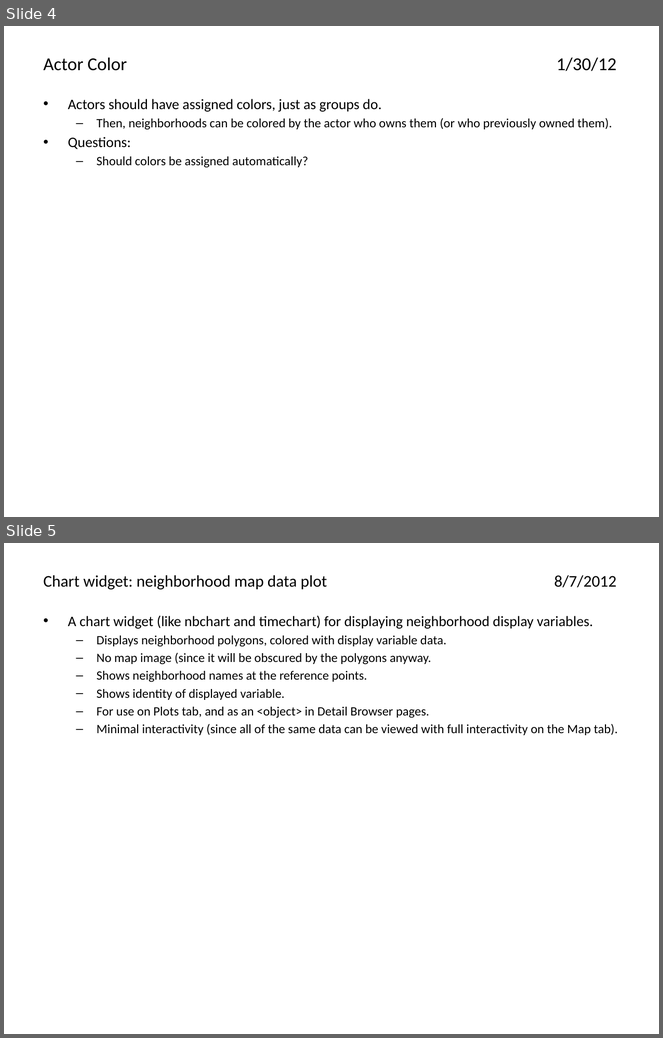
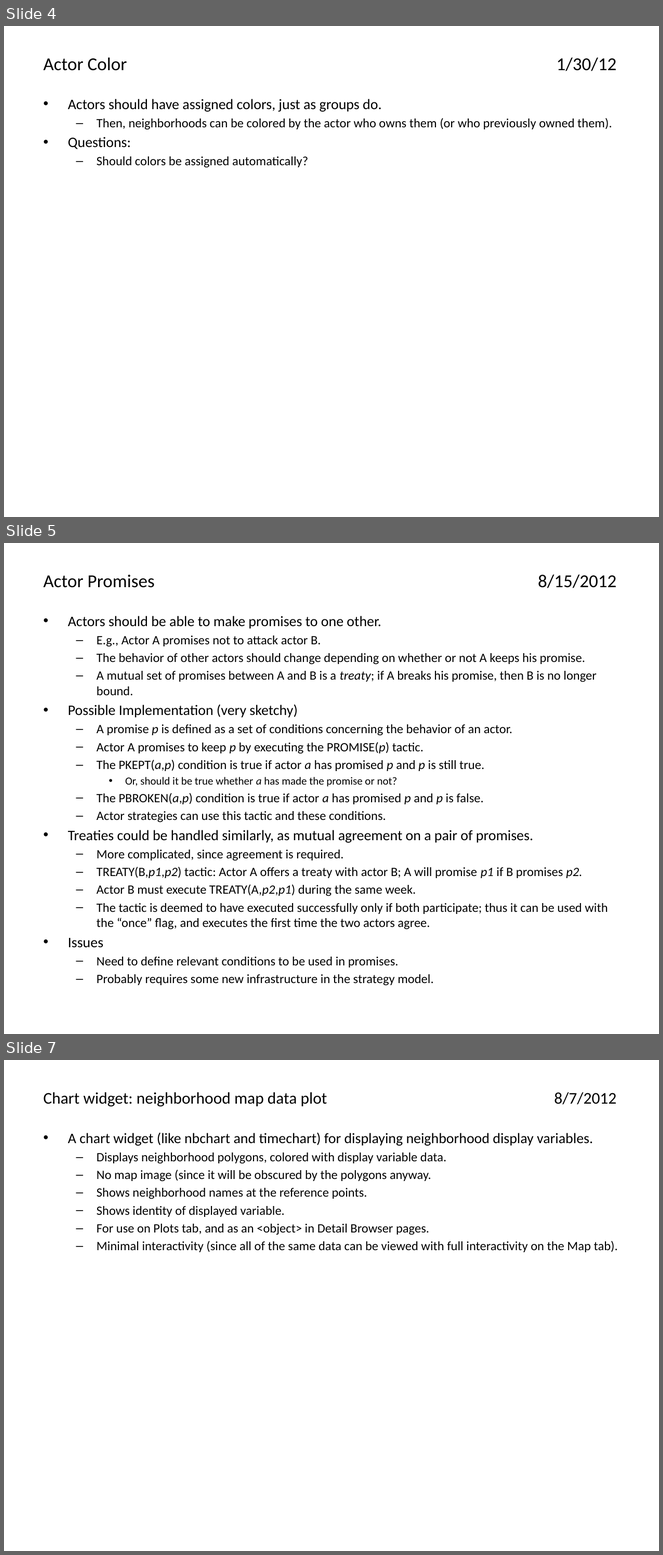
Before and after one commit to AthenaModel/athena-legacy, a slide deck: docs/dev/ideas.pptx. Shown one above the other, each under a label of ours: slides 4 and 5 before the commit, slides 4, 5 and 7 after it; the slides between them are not shown. The pictures are 663x1038 and 663x1555 pixels, drawn with LibreOffice and Linux fonts; fonts in the diff are those of the drawing. Boxes give left, top, right and bottom in pixels: in the first picture for what was removed or moved away, otherwise in the second. Text is boxed around its words. In the diff, an @@ line names an element or a change of style, - is before the commit and + after.

Commit message:
Added Actor Promises and Actor Threats

```diff
--- a/docs/dev/ideas.pptx
+++ b/docs/dev/ideas.pptx
@@ slide 5 added at (4,543,659,1034), background #FFFFFF @@
@@ title added at (44,574,617,588), 20 pt, text #000000 @@
+Actor Promises 8/15/2012
@@ text added at (68,616,608,986), 14 pt, text #000000 @@
+• Actors should be able to make promises to one other.
+  – E.g., Actor A promises not to attack actor B.
+  – The behavior of other actors should change depending on whether or not A keeps his promise.
+  – A mutual set of promises between A and B is a treaty; if A breaks his promise, then B is no longer bound.
+• Possible Implementation (very sketchy)
+  – A promise p is defined as a set of conditions concerning the behavior of an actor.
+  – Actor A promises to keep p by executing the PROMISE(p) tactic.
+  – The PKEPT(a,p) condition is true if actor a has promised p and p is still true.
+    • Or, should it be true whether a has made the promise or not?
+  – The PBROKEN(a,p) condition is true if actor a has promised p and p is false.
+  – Actor strategies can use this tactic and these conditions.
+• Treaties could be handled similarly, as mutual agreement on a pair of promises.
+  – More complicated, since agreement is required.
+  – TREATY(B,p1,p2) tactic: Actor A offers a treaty with actor B; A will promise p1 if B promises p2.
+  – Actor B must execute TREATY(A,p2,p1) during the same week.
+  – The tactic is deemed to have executed successfully only if both participate; thus it can be used with the “once” flag, and executes the first time the two actors agree.
+• Issues
+  – Need to define relevant conditions to be used in promises.
+  – Probably requires some new infrastructure in the strategy model.
@@ what was slide 5 is now slide 7 @@
```
Also in this commit, not shown: 1 other slide added.
